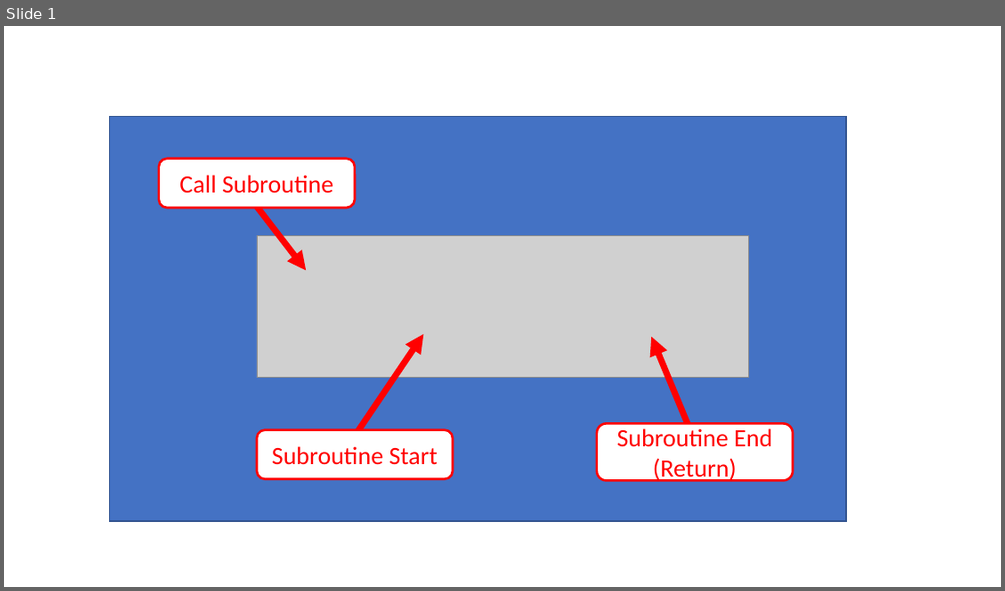
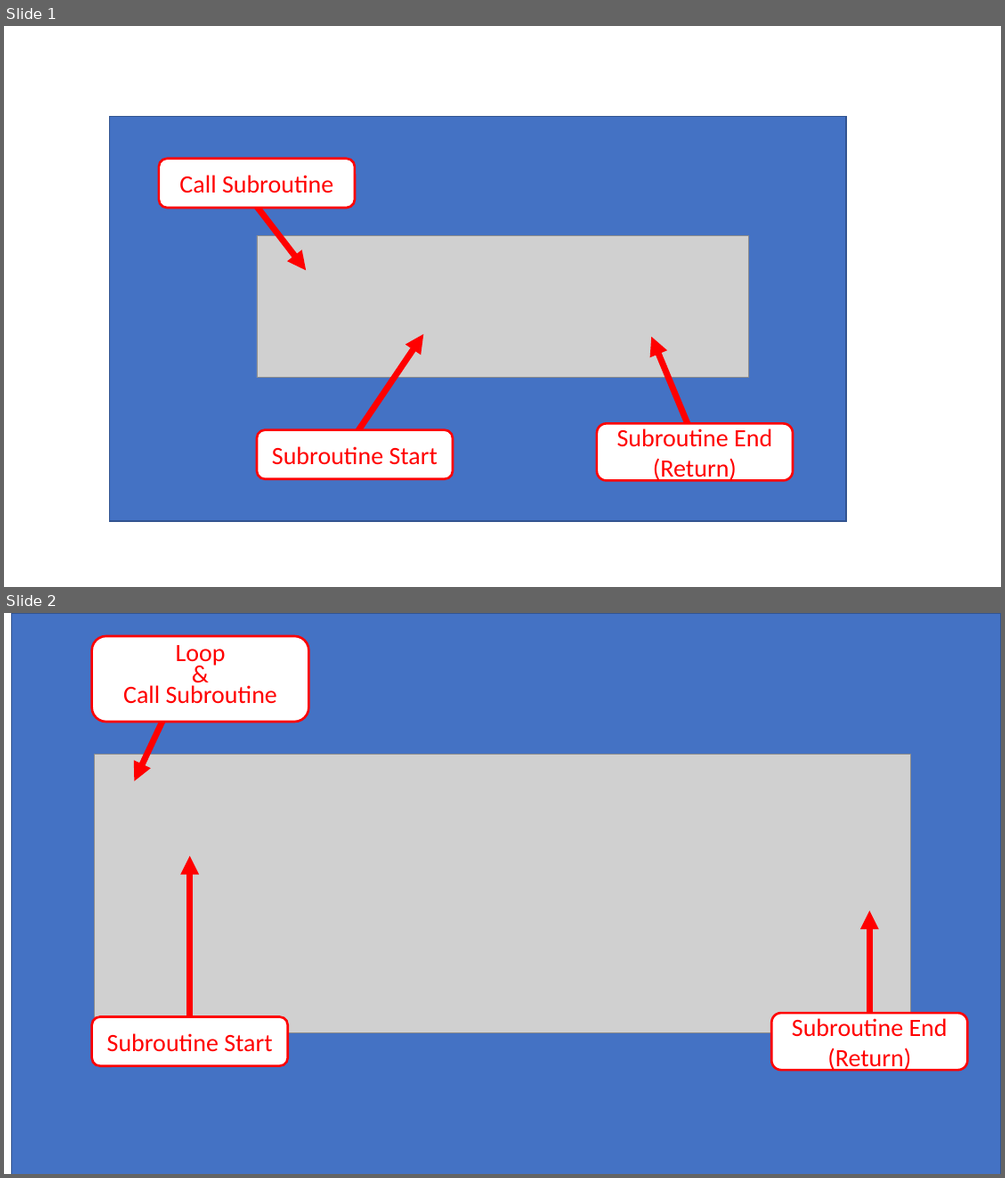
Before and after one commit to NNNIC/psgg-ruby-sample, a slide deck: wiki/work.pptx. Shown one above the other, each under a label of ours: slide 1 before the commit, slides 1 and 2 after it. The pictures are 1005x591 and 1005x1178 pixels, drawn with LibreOffice and Linux fonts; fonts in the diff are those of the drawing; grey boxes stand for pictures. Boxes give left, top, right and bottom in pixels: in the first picture for what was removed or moved away, otherwise in the second. Text is boxed around its words. In the diff, an @@ line names an element or a change of style, - is before the commit and + after.

```diff
--- a/wiki/work.pptx
+++ b/wiki/work.pptx
@@ slide 2 added at (4, 613, 1001, 1174), background #FFFFFF @@
@@ rectangle added at (11, 613, 1001, 1174), fill #4472C4, outline #325491 1 pt @@
@@ rounded rectangle added at (91, 636, 308, 722), fill #FFFFFF, outline #FF0000 2.25 pt @@
@@ text added at (123, 645, 277, 704), 24 pt, text #FF0000 @@
+Loop
+&
+Call Subroutine
@@ arrow added from (176, 691) to (134, 781), #FF0000 6 pt @@
@@ picture added at (95, 755, 910, 1032) @@
@@ arrow added from (189, 1032) to (189, 856), #FF0000 6 pt @@
@@ arrow added from (870, 1032) to (870, 910), #FF0000 6 pt @@
@@ rounded rectangle added at (91, 1017, 287, 1066), fill #FFFFFF, outline #FF0000 2.25 pt, 24 pt, text #FF0000 @@
+Subroutine Start
@@ rounded rectangle added at (772, 1013, 968, 1070), fill #FFFFFF, outline #FF0000 2.25 pt, 24 pt, text #FF0000 @@
+Subroutine End
+(Return)
```
Also in this commit, not shown: 3 other slides added, 7 other files.
